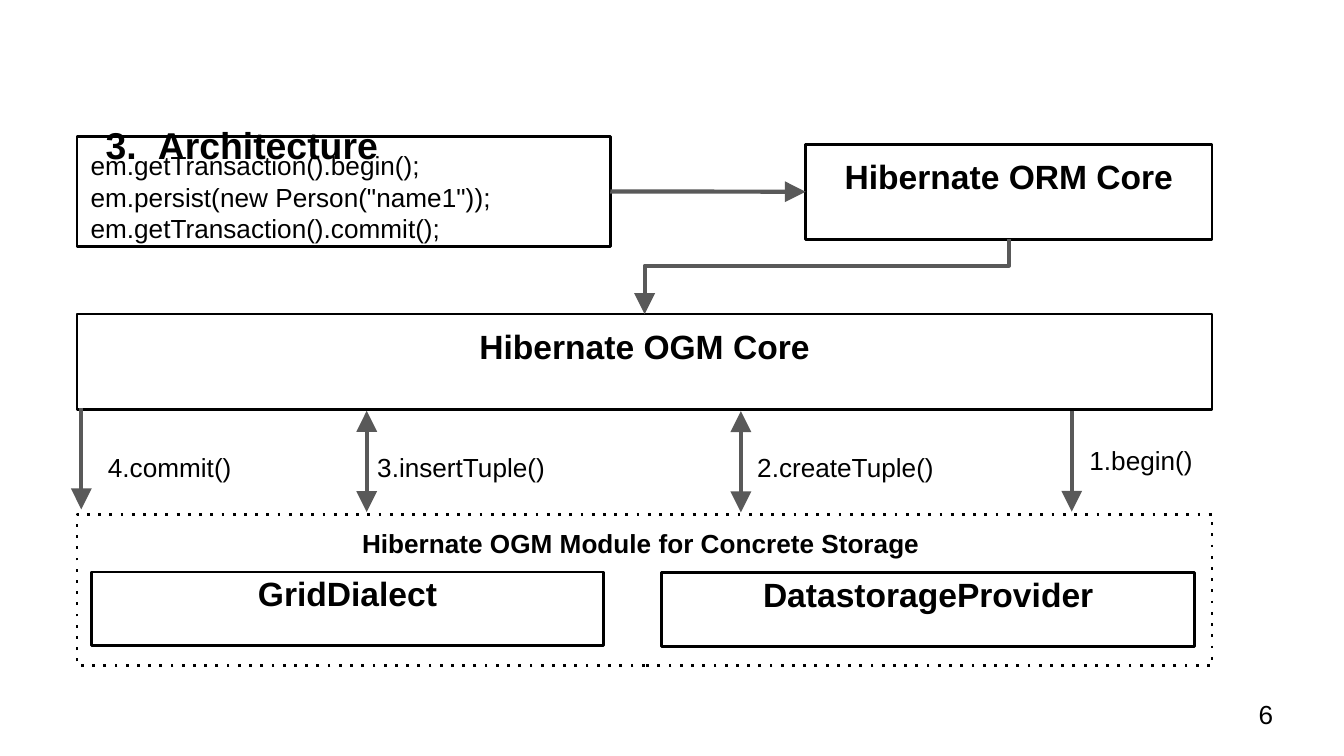
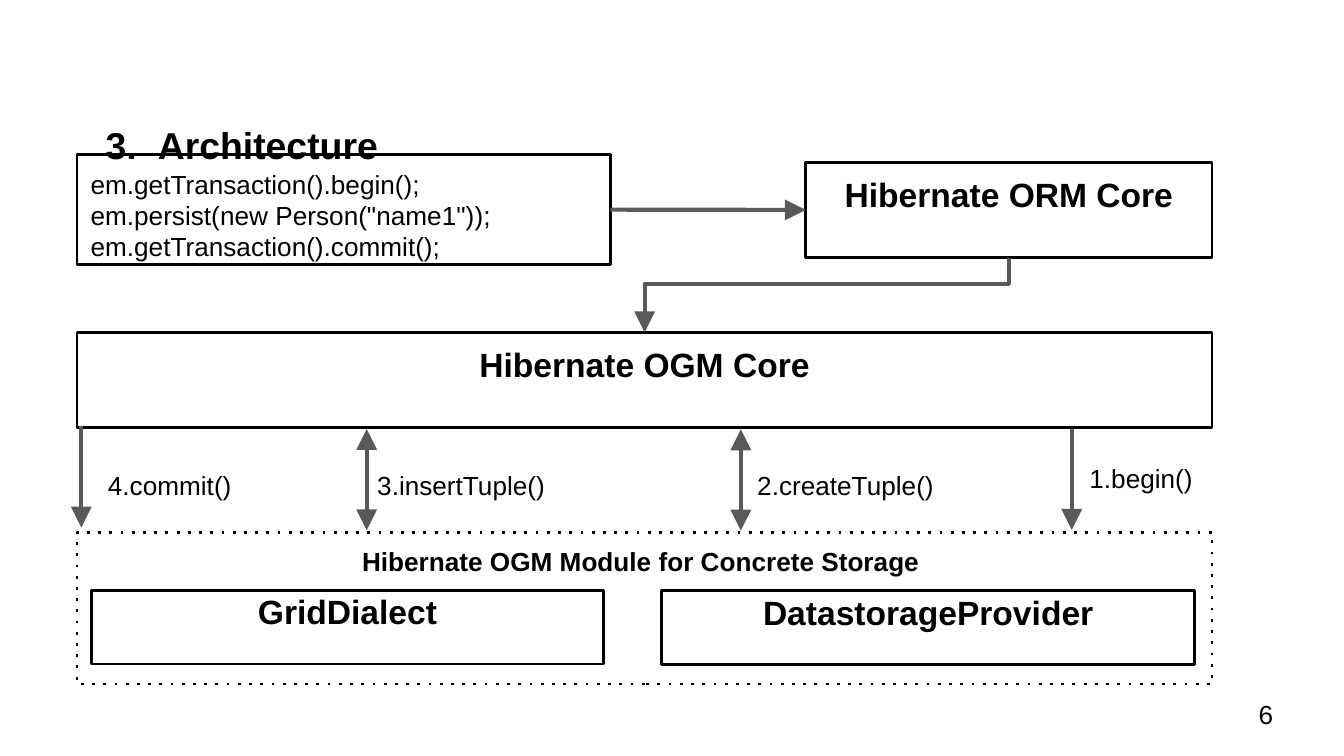
Before and after one commit to schernolyas/jpoint2017, a slide deck: slide 6 of presentation/jpoint2017.pptx. Drawn at 1344x756 pixels with LibreOffice and Linux fonts; fonts in the diff are those of the drawing. Boxes give left, top, right and bottom in pixels: in the first picture for what was removed or moved away, otherwise in the second. Text is boxed around its words. In the diff, an @@ line names an element or a change of style, - is before the commit and + after.

```diff
--- a/presentation/jpoint2017.pptx
+++ b/presentation/jpoint2017.pptx
@@ 3 rectangles, 1 arrow: place and size @@
-3 rectangles, 1 arrow at [77,409,1211,667]
+3 rectangles, 1 arrow at [77,426,1211,684]
@@ 4 texts, 3 rectangles, 2 double arrows, 2 arrows, 1 elbow arrow: place and size @@
-4 texts, 3 rectangles, 2 double arrows, 2 arrows, 1 elbow arrow at [77,136,1211,512]
+4 texts, 3 rectangles, 2 double arrows, 2 arrows, 1 elbow arrow at [77,155,1211,531]
```
Also in this commit, not shown: 1 other slide changed, 8 other files.
